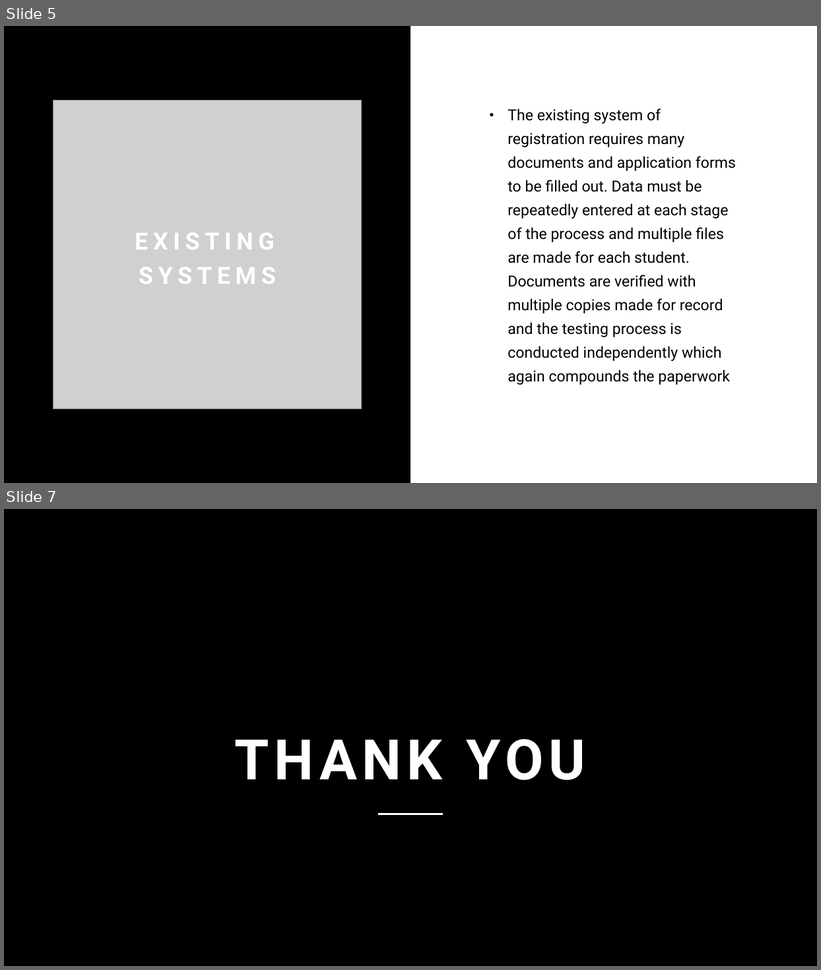
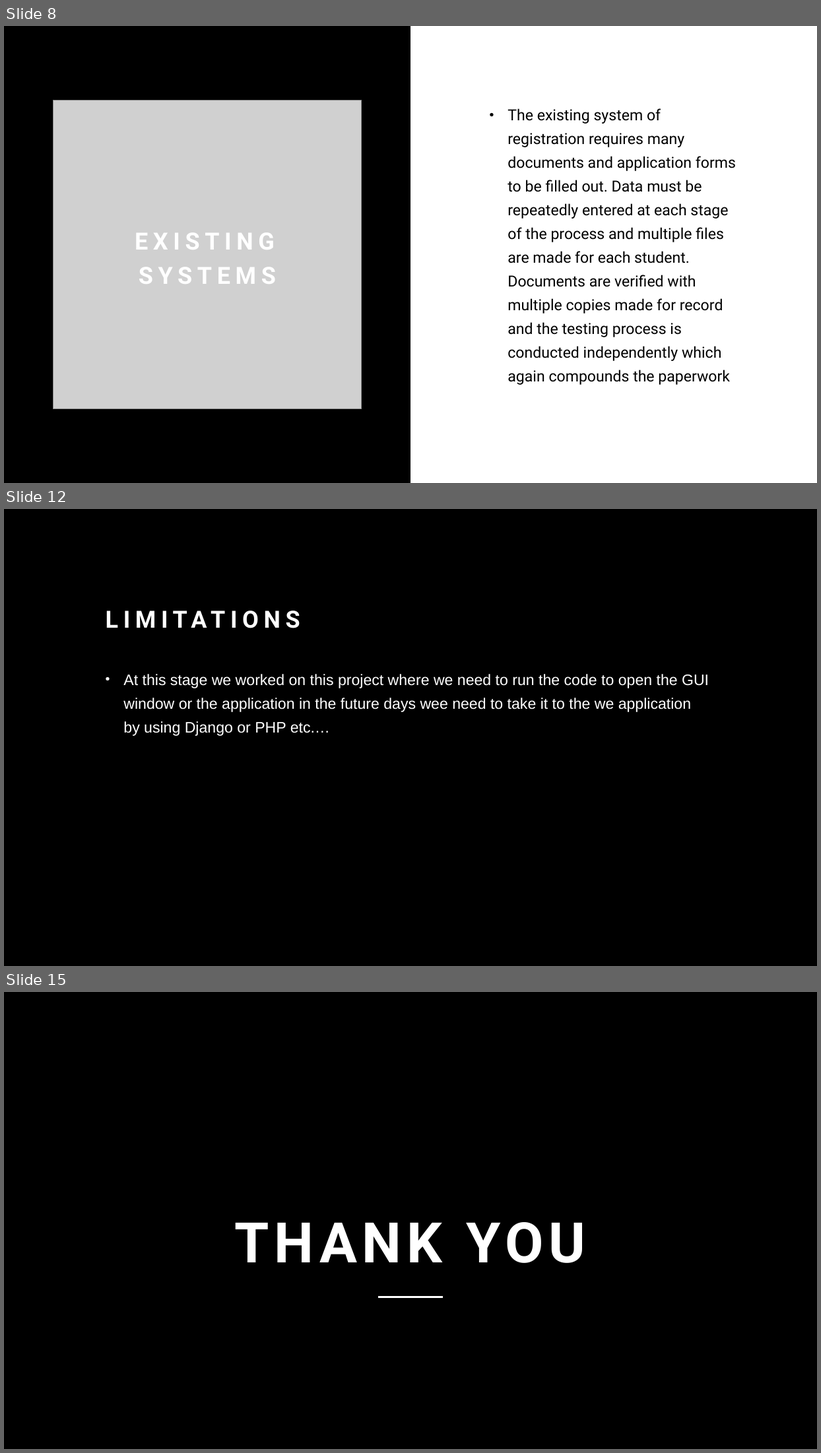
Before and after one commit to jennymeshaiah09/Projects, a slide deck: Student registration system/Student Registration Management System.pptx. Shown one above the other, each under a label of ours: slides 5 and 7 before the commit, slides 8, 12 and 15 after it; the slides between them are not shown. The pictures are 821x970 and 821x1453 pixels, drawn with LibreOffice and Linux fonts; fonts in the diff are those of the drawing; grey boxes stand for pictures; background and template pictures are left out. Boxes give left, top, right and bottom in pixels: in the first picture for what was removed or moved away, otherwise in the second. Text is boxed around its words. In the diff, an @@ line names an element or a change of style, - is before the commit and + after.

```diff
--- a/Student registration system/Student Registration Management System.pptx
+++ b/Student registration system/Student Registration Management System.pptx
@@ slide 12 added at (4,509,817,966), background #000000 @@
@@ title added at (99,578,715,636), 28 pt, text #FFFFFF, bold @@
+LIMITATIONS
@@ text added at (123,674,709,736), 18 pt, text #FFFFFF @@
+• At this stage we worked on this project where we need to run the code to open the GUI window or the application in the future days wee need to take it to the we application by using Django or PHP etc.…
@@ what was slide 5 is now slide 8 @@
@@ what was slide 7 is now slide 15 @@
```
Also in this commit, not shown: 1 slide changed, 7 other slides added.
